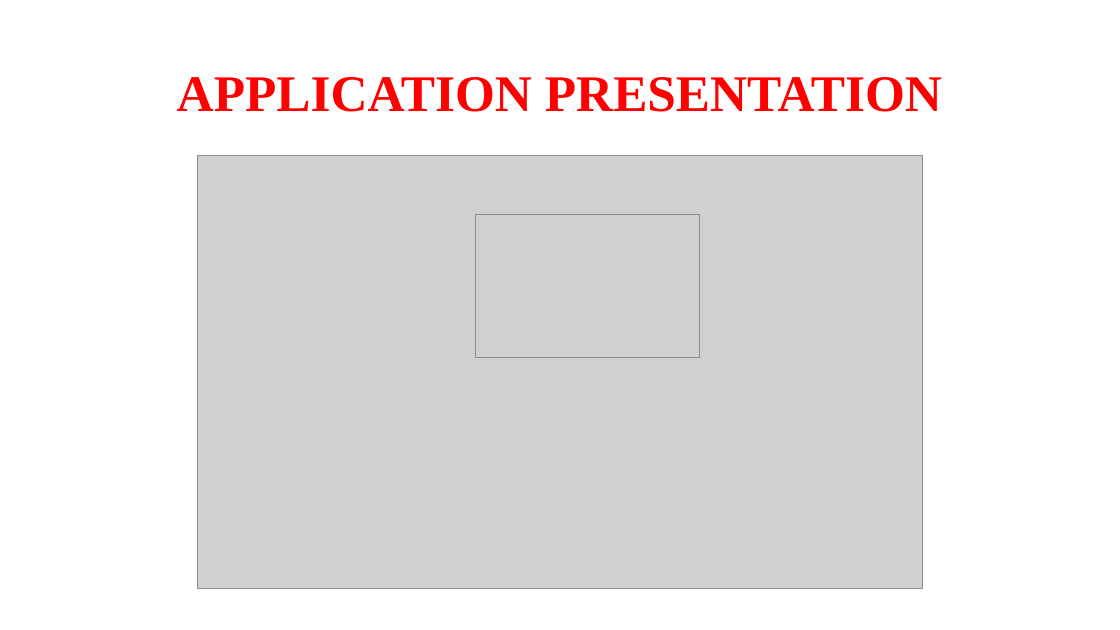
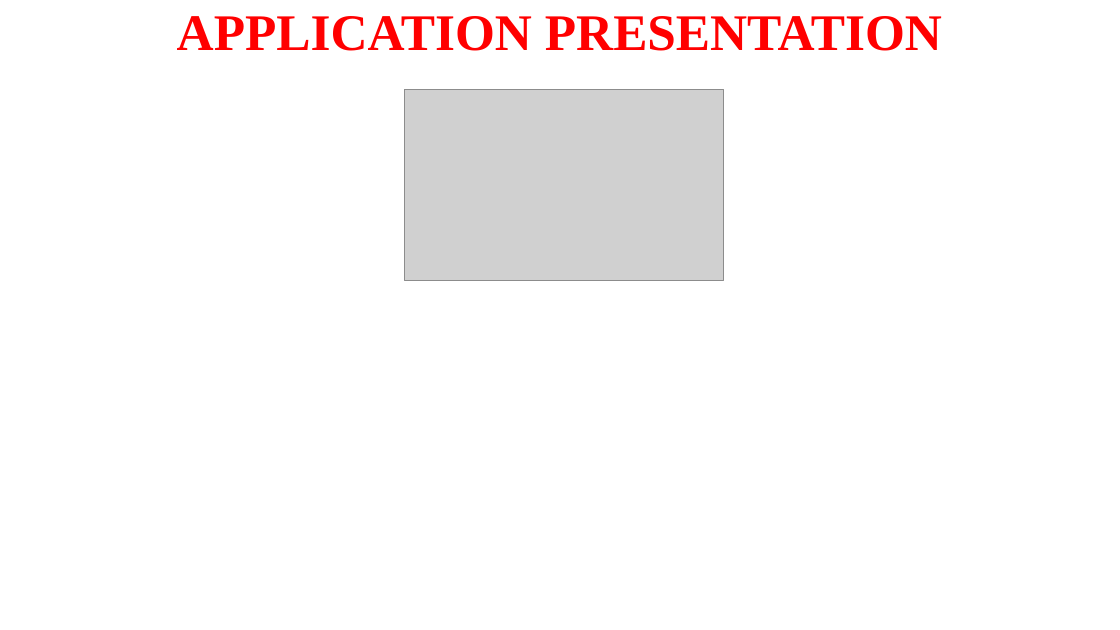
Before and after one commit to NGUESSIE-FABIOLA/BoulderDash, a slide deck: slide 9 of masterpom/PROJET UML.pptx (slide 7 before the commit). Drawn at 1120x630 pixels with LibreOffice and Linux fonts; fonts in the diff are those of the drawing; grey boxes stand for pictures; background and template pictures are left out. Boxes give left, top, right and bottom in pixels: in the first picture for what was removed or moved away, otherwise in the second. Text is boxed around its words. In the diff, an @@ line names an element or a change of style, - is before the commit and + after.

```diff
--- a/masterpom/PROJET UML.pptx
+++ b/masterpom/PROJET UML.pptx
@@ title "APPLICATION PRESENTATION": place and size @@
-title "APPLICATION PRESENTATION" at [177, 77, 942, 112]
+title "APPLICATION PRESENTATION" at [177, 16, 942, 51]
@@ picture: place and size @@
-picture at [476, 214, 699, 358]
+picture at [405, 89, 724, 281]
@@ picture removed at [197, 155, 923, 588] @@
```
Also in this commit, not shown: 9 other slides changed, 6 slides added, 10 other files.
